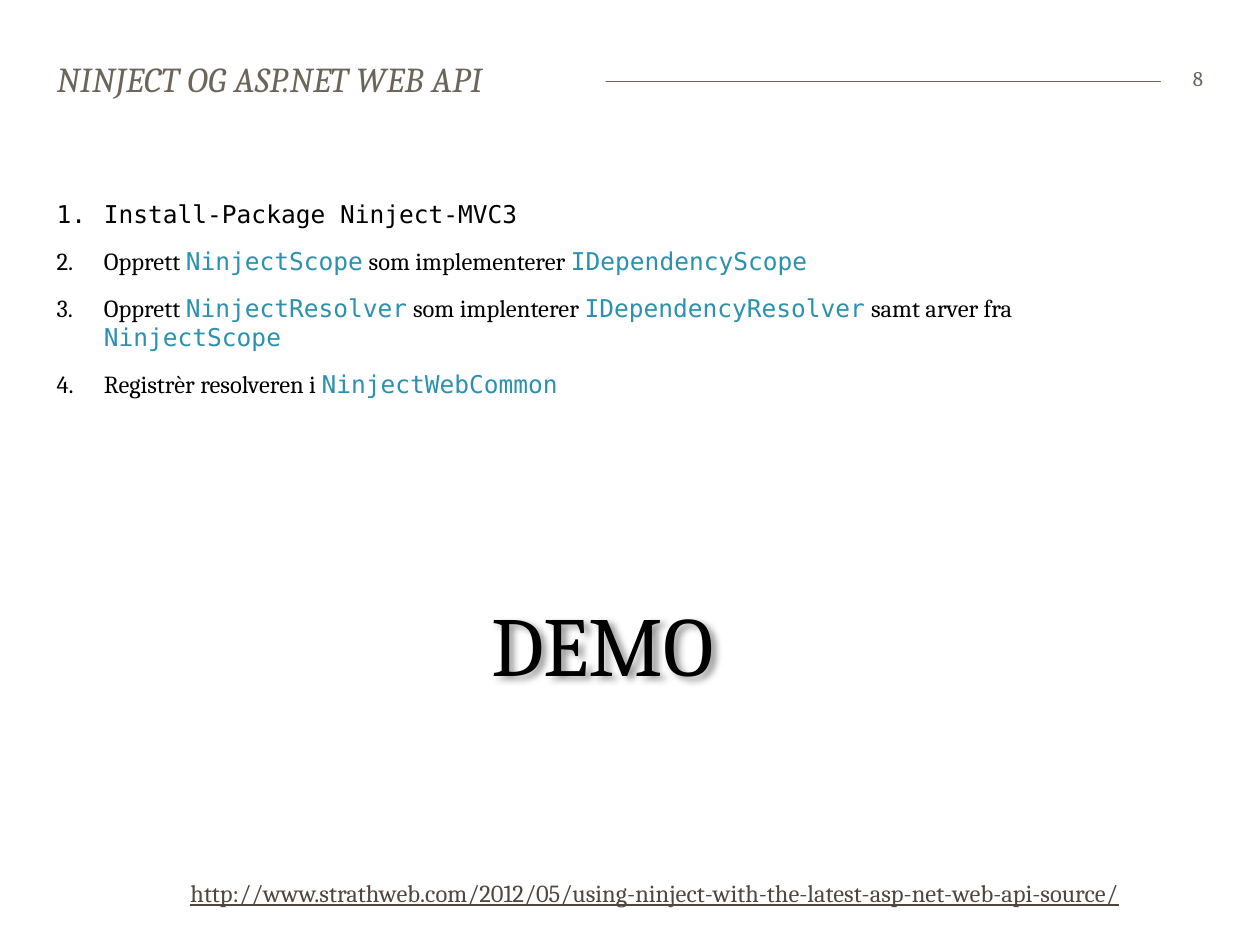
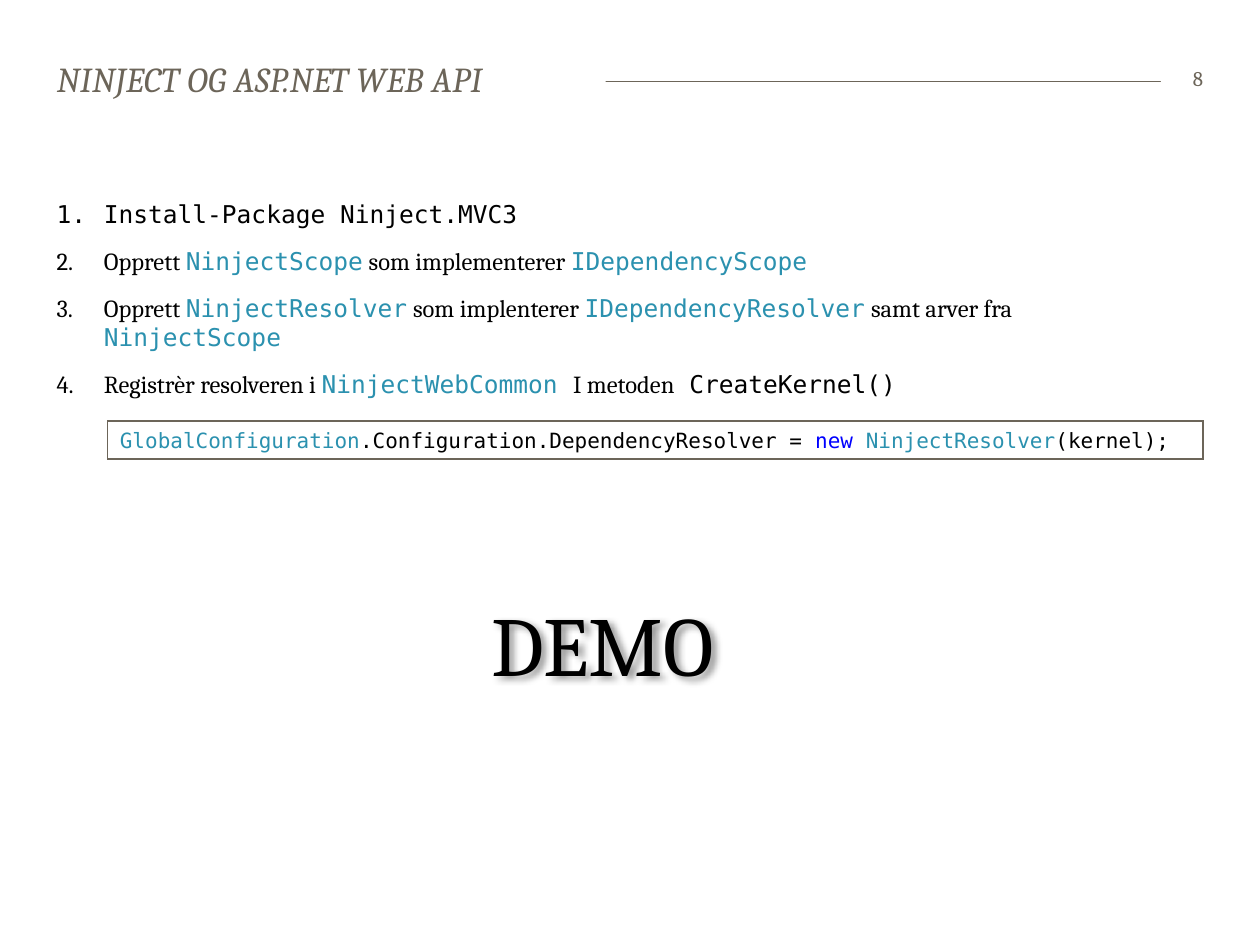
Before and after one commit to bekk/dotnetkurs, a slide deck: slide 8 of webapi/WebAPI.pptx. Drawn at 1260x945 pixels with LibreOffice and Linux fonts; fonts in the diff are those of the drawing. Boxes give left, top, right and bottom in pixels: in the first picture for what was removed or moved away, otherwise in the second. Text is boxed around its words. In the diff, an @@ line names an element or a change of style, - is before the commit and + after.

```diff
--- a/webapi/WebAPI.pptx
+++ b/webapi/WebAPI.pptx
@@ text at <box>104,204,517,228</box>: text changed @@
-1. Install-Package Ninject-MVC3
+1. Install-Package Ninject.MVC3
@@ text at <box>104,374,896,399</box>: text changed; font Cambria to DejaVu Sans Mono @@
-4. Registrèr resolveren i NinjectWebCommon
+4. Registrèr resolveren i NinjectWebCommon I metoden CreateKernel()
@@ rectangle added at <box>107,421,1203,459</box>, fill #FFFFFF, outline #6C6559 0.75 pt, 12 pt, text #000000 @@
+GlobalConfiguration.Configuration.DependencyResolver = new NinjectResolver(kernel);
@@ text removed at <box>190,885,1117,908</box> @@
-http://www.strathweb.com/2012/05/using-ninject-with-the-latest-asp-net-web-api-source/
```
Also in this commit, not shown: 3 other slides changed.
